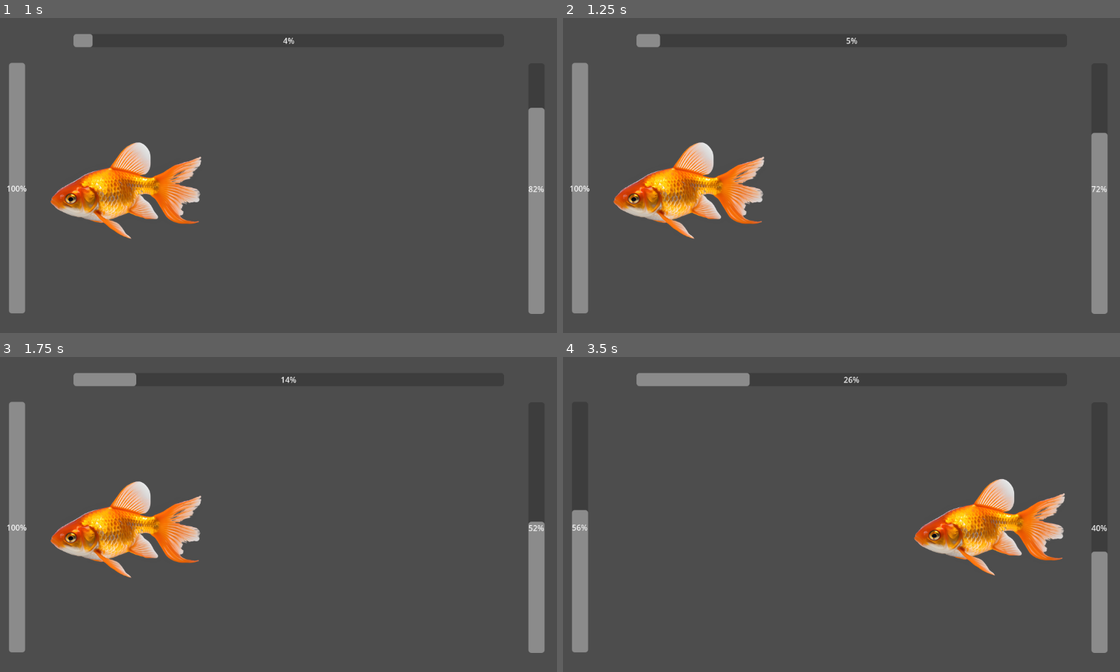
Above: before the commit, frames 1-4 (two rows, left to right).
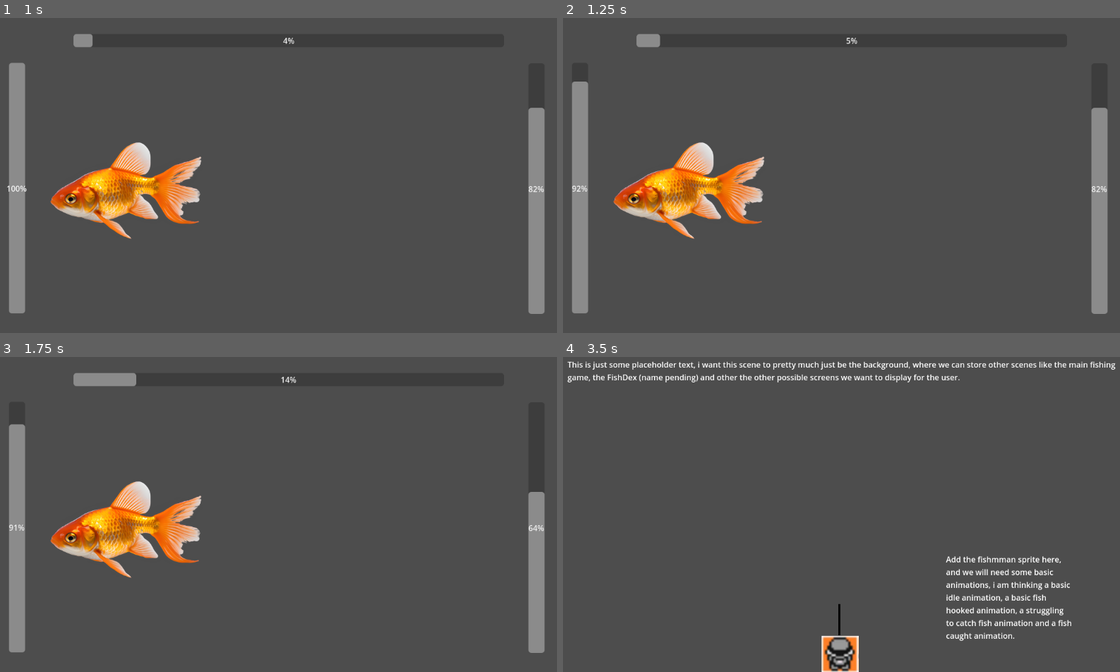
Above: after the commit, the same moments.

Repository: p4ntz/fish
Game: Godot game, scene res://Scenes/fishing.tscn
Two runs of this game, one before a commit and one after it. Both use one fixed random seed, a clock stepped at 60 frames per second and the inputs below. This scene is started directly instead of the project's main scene.
Inputs (mouse positions are in pixels of both pictures, inside the frame that each line leads up to):
- Up to frame 1 (1 s): tap Enter (ui_accept) at 0.5, 0.77 s; move the mouse to (401, 159) at 0.52 s; hold Right (ui_right) from 0.53 s (still down); click (401, 159) at 0.67 s
- Up to frame 2 (1.25 s): keep holding Right (ui_right)
- Up to frame 3 (1.75 s): move the mouse to (167, 530) at 1.27 s; release Right (ui_right) at 1.28 s; hold Down (ui_down) from 1.28 s (still down); tap Enter (ui_accept) at 1.52 s
- Up to frame 4 (3.5 s): move the mouse to (897, 445) at 2.02 s; release Down (ui_down) at 2.03 s; hold Right (ui_right) from 2.03 s (still down); move the mouse to (813, 577) at 2.77 s; click (813, 577) at 2.92 s; tap Enter (ui_accept) at 3.02 s

Frame 1 is identical in both runs. In frame 2, 0.5% of the frame differs, in the area x 1-98%, y 14-56%; in frame 3, 0.6%; in frame 4, 11%, in the area x 0-100%, y 1-100%.

Commit message:
Switch the directions for holding.
Holding the same direction the fish is going would do nothing in reality. Make the game match.

Diff:
--- a/Scripts/FishingGame.gd
+++ b/Scripts/FishingGame.gd
@@ -120,9 +120,9 @@
 
 func get_player_direction() -> String:
 	if Input.is_action_pressed("ui_left"):
+		return "right"
+	elif Input.is_action_pressed("ui_right"):
 		return "left"
-	elif Input.is_action_pressed("ui_right"):
-		return "right"
 	return "none"
 
 func change_fish_direction():
